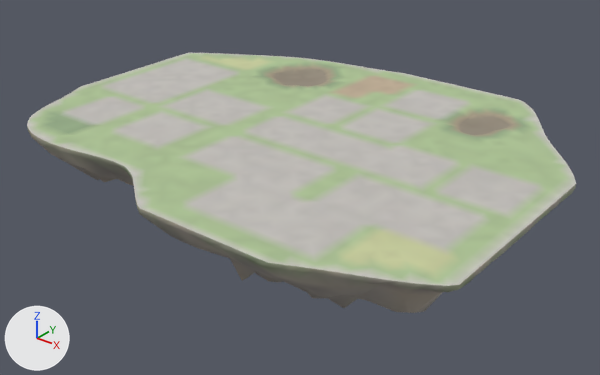
The glTF model godot_project/remake/sky/islands/SKY-054.rock.glb: old version first, new version second.
Before and after are seen from a 50 mm camera at (168.0, -211.0, 108.0) aimed at (-2.0, 2.0, -24.0). The lights are fixed; the arrows at lower left show +X, +Y and +Z. The picture after the commit comes second.

The first picture shows 'deck-col', 'rock'.
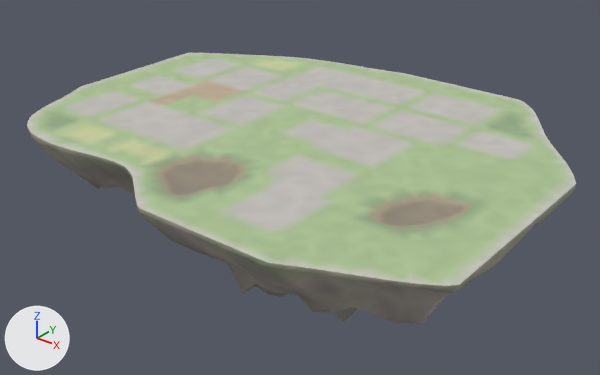
Location of each change, [x1, y1, x2, y2] in pixels of the pictures (600 x 375 px):
part 1 of me_deck_col, cut back
    both: [146, 152, 255, 200]
part 2 of me_deck_col, built on
    before: [263, 62, 340, 88]
    after: [263, 62, 337, 87]
part 3 of me_deck_col, cut back
    before: [366, 189, 472, 227]
    after: [363, 189, 479, 232]
part 4 of me_deck_col, built on
    before: [443, 110, 524, 137]
    after: [448, 111, 514, 137]
part 5 of me_deck_col, recoloured
    both: [55, 54, 545, 275]

Diff of the bpy script that builds the scene:
```diff
--- a/godot_project/remake/sky/islands/SKY-054.rock.glb.py
+++ b/godot_project/remake/sky/islands/SKY-054.rock.glb.py
@@ me_deck_col @@
 # used by ob_deck_col; location = (0.0, 0.0, 0.0)
-me_deck_col.from_pydata(...)  # 1758 vertices, 3320 faces; spans x -97.0..92.0, y -75.0..76.0, z -2.0..0.0
+me_deck_col.from_pydata(...)  # 1763 vertices, 3330 faces; spans x -97.0..92.0, y -75.0..76.0, z -2.0..0.0
+# me_deck_col part 1: 9 vertices moved from x -13.0..7.0, y -52.0..-40.0, z 0.0 to x -14.0..7.0, y -52.0..-40.0, z -2.0..0.0; 22 vertices removed from x -13.0..7.0, y -60.0..-36.0, z 0.0; 87 vertices added at x -14.0..9.0, y -63.0..-34.0, z -2.0..0.0
+# me_deck_col part 2: 12 vertices moved from x -47.0..-29.0, y 44.0..55.0, z -2.0..0.0 to x -45.0..-29.0, y 44.0..56.0, z 0.0; 81 vertices removed from x -50.0..-25.0, y 34.0..61.0, z -2.0..0.0; 18 vertices added at x -49.0..-29.0, y 36.0..60.0, z 0.0
+# me_deck_col part 3: 1 vertex moved from x 67.0, y -20.0, z 0.0 to x 64.0, y -17.0, z -1.0; 19 vertices removed from x 55.0..71.0, y -36.0..-16.0, z 0.0; 73 vertices added at x 55.0..74.0, y -39.0..-15.0, z -2.0..0.0
+# me_deck_col part 4: 2 vertices moved from x 47.0, y 44.0..48.0, z -2.0 to x 47.0, y 44.0..48.0, z 0.0; 66 vertices removed from x 37.0..56.0, y 34.0..56.0, z -2.0..0.0; 15 vertices added at x 39.0..51.0, y 36.0..52.0, z 0.0
+# me_deck_col part 5: 1368 kept faces spanning x -93.0..87.0, y -68.0..68.0, z -2.0..0.0 get new vertex colours
 me_deck_col.materials.append(mat_sky_deck)
```
